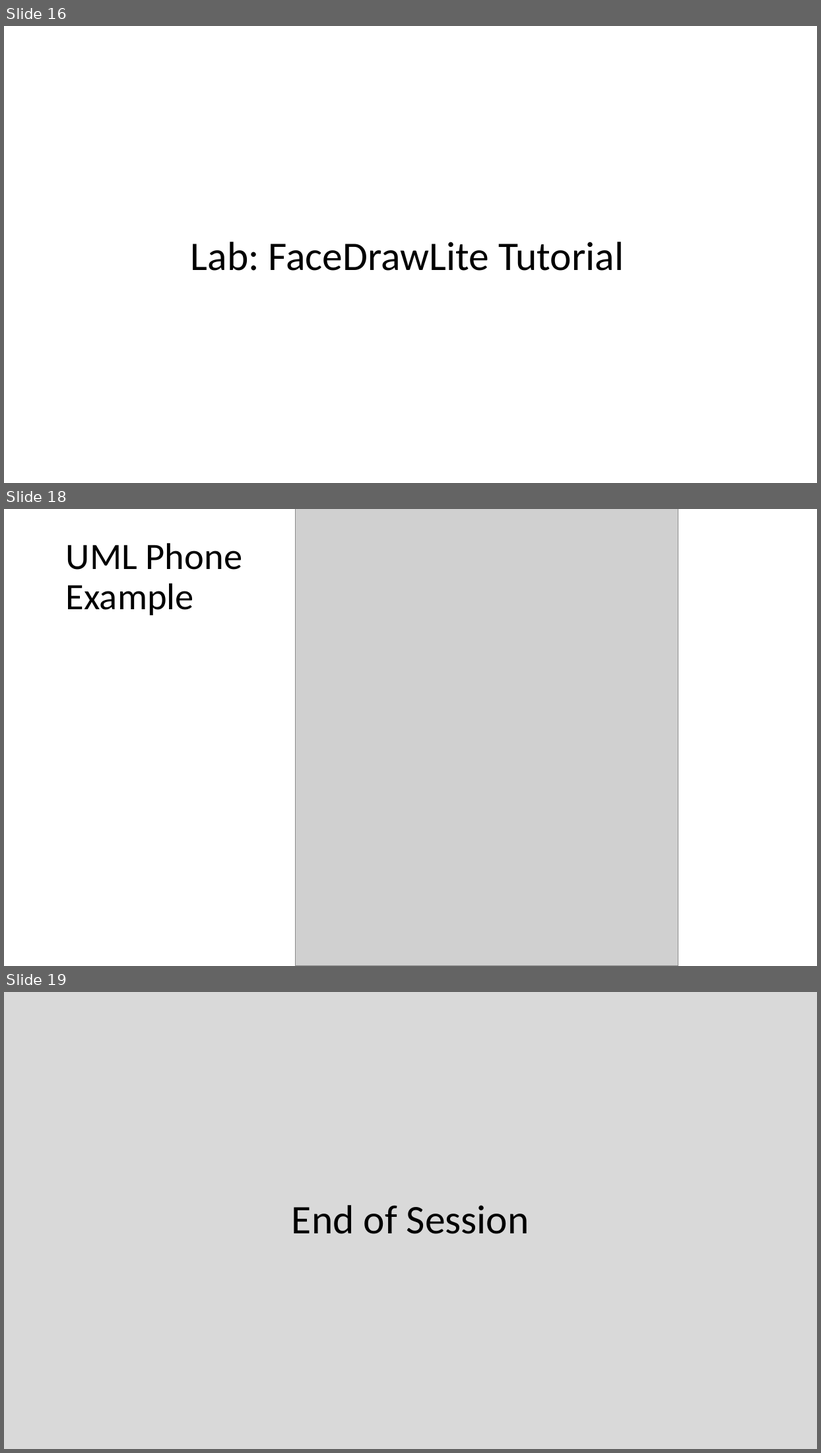
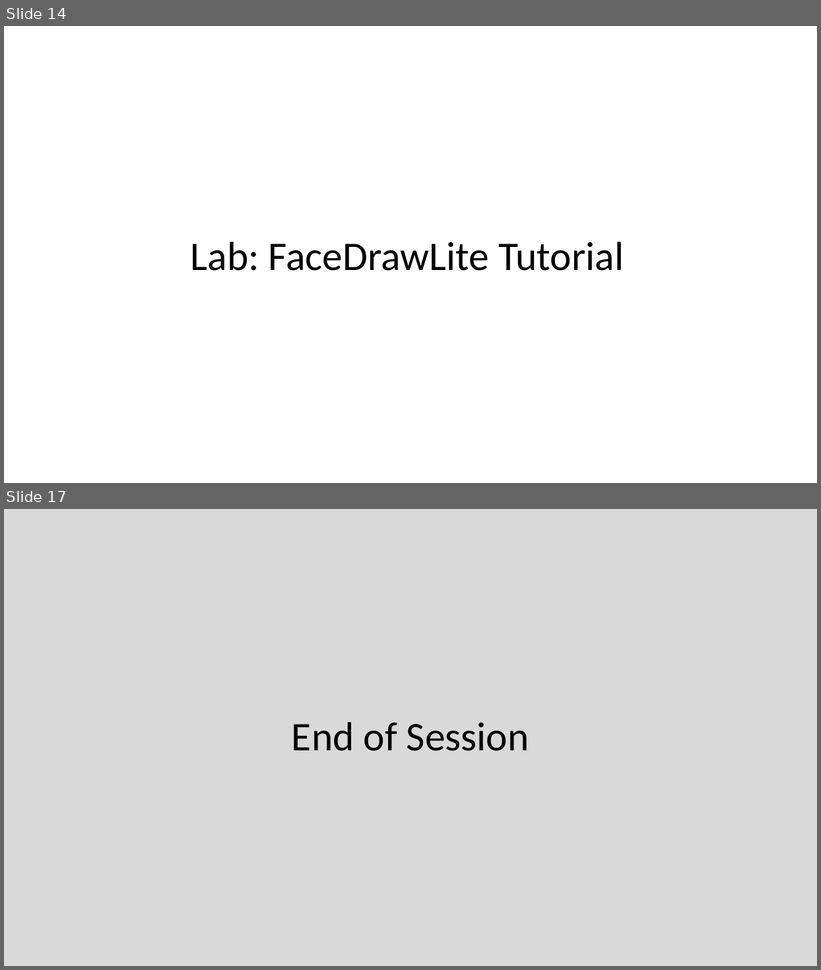
Before and after one commit to jamesbaptiste1/cpsc-24500-2019-01-spring-lt1, a slide deck: lecture-presentations/2019-01-30.pptx. Shown one above the other, each under a label of ours: slides 16, 18 and 19 before the commit, slides 14 and 17 after it; the slides between them are not shown. The pictures are 821x1453 and 821x970 pixels, drawn with LibreOffice and Linux fonts; fonts in the diff are those of the drawing; grey boxes stand for pictures. Boxes give left, top, right and bottom in pixels: in the first picture for what was removed or moved away, otherwise in the second. Text is boxed around its words. In the diff, an @@ line names an element or a change of style, - is before the commit and + after.

```diff
--- a/lecture-presentations/2019-01-30.pptx
+++ b/lecture-presentations/2019-01-30.pptx
@@ slide 18 removed at (4, 509, 817, 966), background #FFFFFF @@
@@ picture removed at (296, 509, 679, 966) @@
@@ title removed at (66, 543, 242, 615) @@
-UML Phone
-Example
@@ what was slide 16 is now slide 14 @@
@@ what was slide 19 is now slide 17 @@
```
Also in this commit, not shown: 3 slides changed, 2 slides added, 2 other slides removed, 2 other files.
